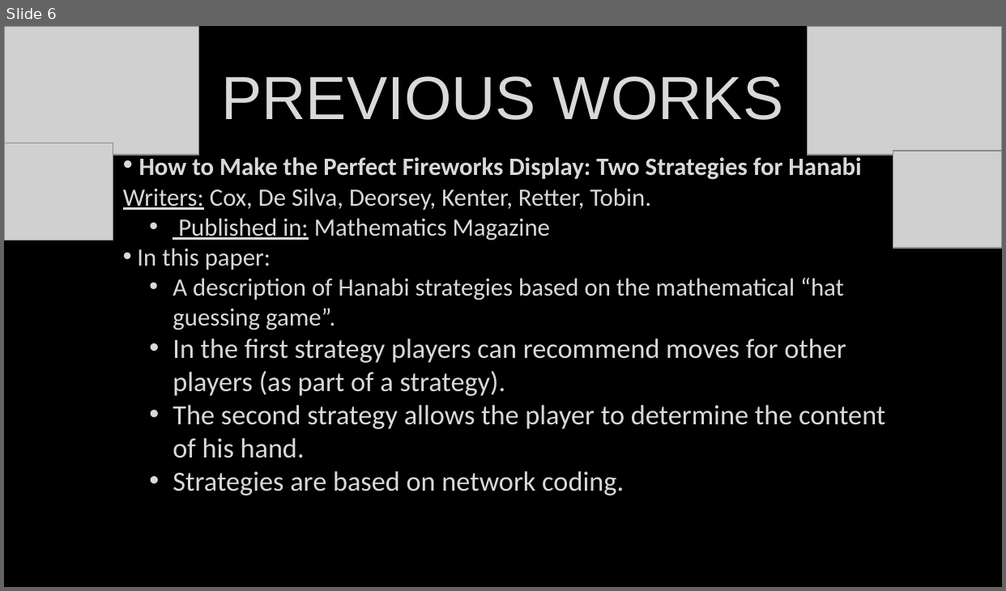
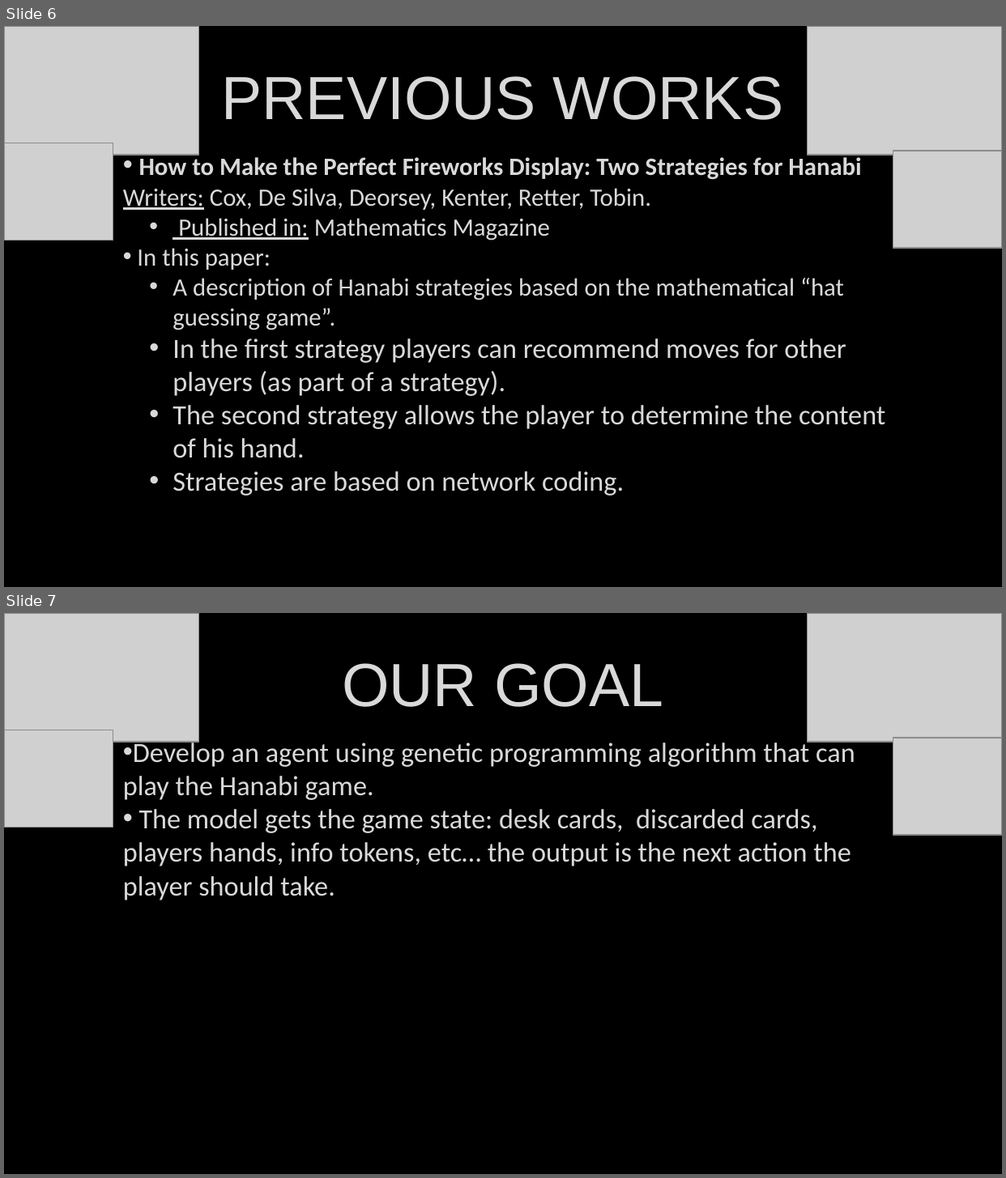
Before and after one commit to Untzi/ec_hanabi, a slide deck: hanabi (1).pptx. Shown one above the other, each under a label of ours: slide 6 before the commit, slides 6 and 7 after it. The pictures are 1006x591 and 1006x1178 pixels, drawn with LibreOffice and Linux fonts; fonts in the diff are those of the drawing; grey boxes stand for pictures. Boxes give left, top, right and bottom in pixels: in the first picture for what was removed or moved away, otherwise in the second. Text is boxed around its words. In the diff, an @@ line names an element or a change of style, - is before the commit and + after.

```diff
--- a/hanabi (1).pptx
+++ b/hanabi (1).pptx
@@ slide 7 added at [4,613,1002,1174], background #000000 @@
@@ picture added at [4,613,198,742] @@
@@ picture added at [808,613,1002,742] @@
@@ title added at [342,663,663,707], 44 pt, text #D9D9D9 @@
+OUR GOAL
@@ picture added at [4,730,113,827] @@
@@ text added at [123,739,855,901], 20 pt, text #D9D9D9 @@
+• Develop an agent using genetic programming algorithm that can play the Hanabi game.
+• The model gets the game state: desk cards, discarded cards, players hands, info tokens, etc… the output is the next action the player should take.
@@ picture added at [893,738,1002,835] @@
```
Also in this commit, not shown: 1 slide changed.
